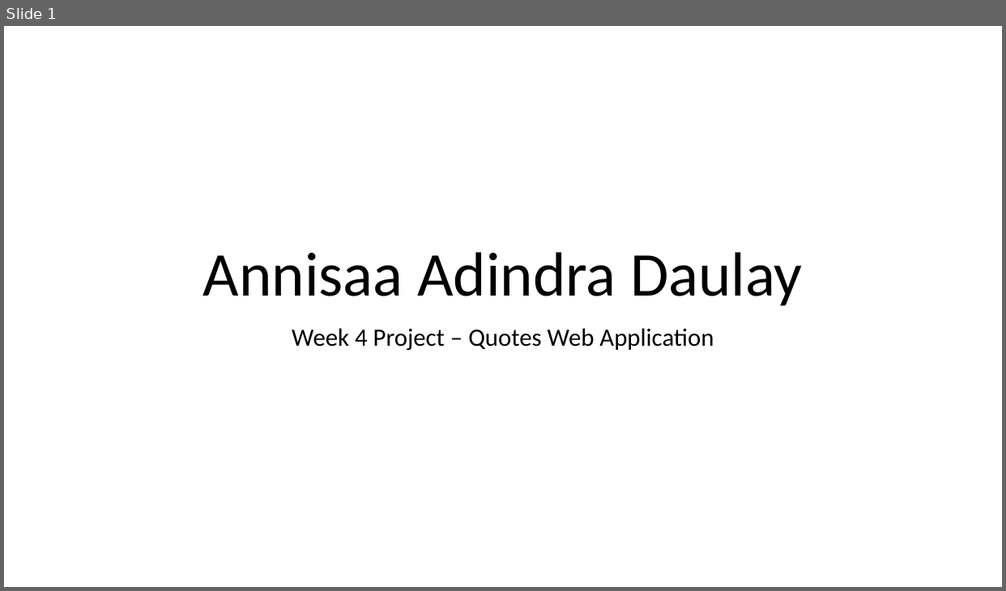
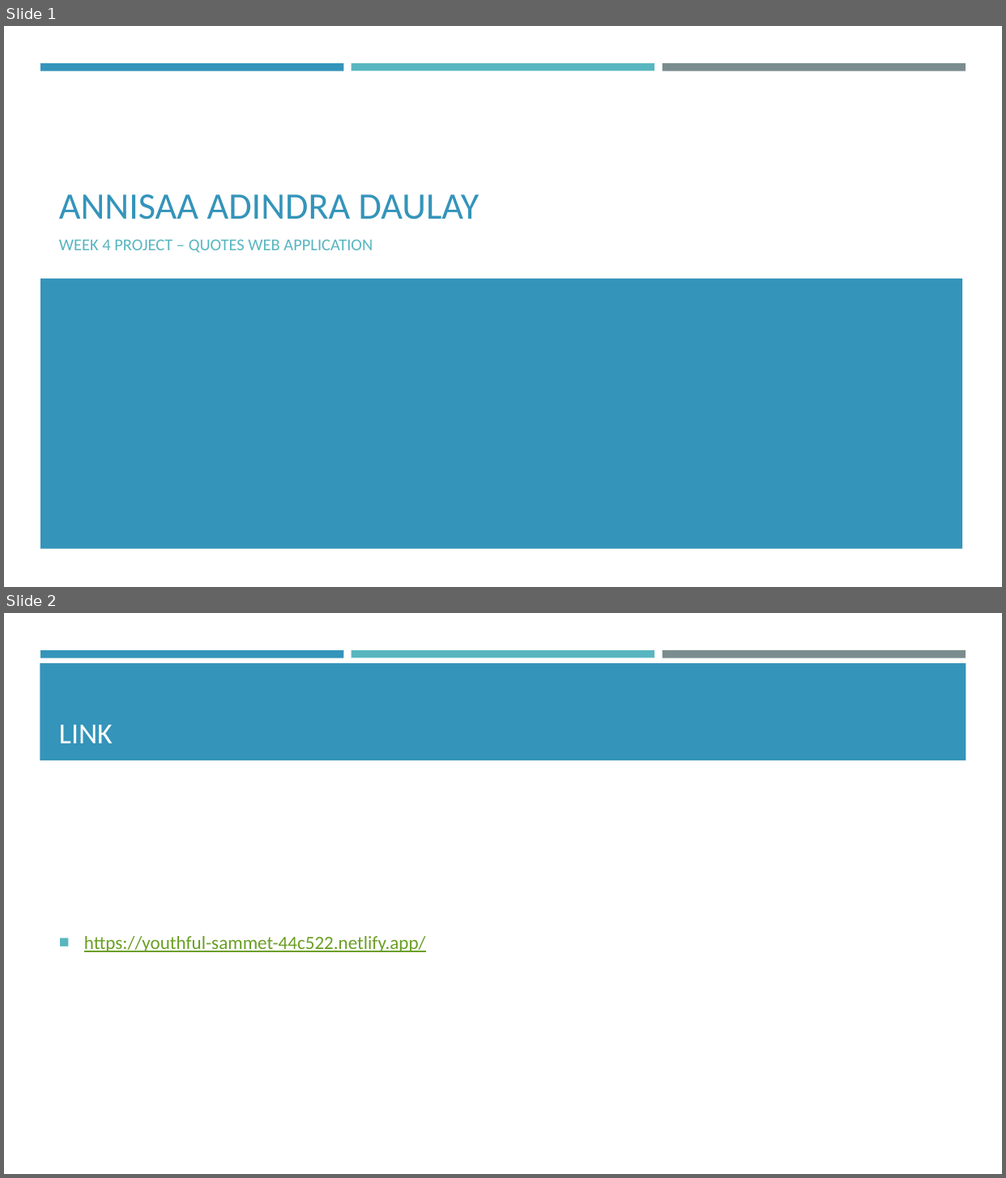
Before and after one commit to annisaaadindra/quotes-web-app, a slide deck: Annisaa Adindra Daulay.pptx. Shown one above the other, each under a label of ours: slide 1 before the commit, slides 1 and 2 after it. The pictures are 1006x591 and 1006x1178 pixels, drawn with LibreOffice and Linux fonts; fonts in the diff are those of the drawing. Boxes give left, top, right and bottom in pixels: in the first picture for what was removed or moved away, otherwise in the second. Text is boxed around its words. In the diff, an @@ line names an element or a change of style, - is before the commit and + after.

```diff
--- a/Annisaa Adindra Daulay.pptx
+++ b/Annisaa Adindra Daulay.pptx
@@ slide 2 added at box(4, 613, 1002, 1174), background #FFFFFF; not listed: 3 template elements that a slide beside it also shows @@
@@ rectangle added at box(40, 663, 966, 760), fill #3494BA @@
@@ title added at box(59, 725, 113, 743), 28 pt, text #FFFFFF @@
+LINK
@@ text added at box(84, 936, 426, 952), 18 pt, text #6B9F25, underline @@
+■ https://youthful-sammet-44c522.netlify.app/
@@ slide 1 changed as well @@
@@ rectangle added at box(40, 63, 344, 71), fill #3494BA @@
@@ rectangle added at box(351, 63, 654, 71), fill #58B6C0 @@
@@ rectangle added at box(662, 63, 965, 71), fill #7A8C8E @@
@@ title at box(59, 194, 479, 220): text changed; size 60 to 36 pt; text colour #000000 to #3494BA @@
-Annisaa Adindra Daulay
+ANNISAA ADINDRA DAULAY
@@ subtitle at box(59, 239, 373, 253): text changed; size 24 to 16 pt; text colour #000000 to #58B6C0 @@
-Week 4 Project – Quotes Web Application
+WEEK 4 PROJECT – QUOTES WEB APPLICATION
@@ rectangle added at box(40, 278, 963, 548), fill #3494BA @@
```
Also in this commit, not shown: 5 other slides added, 2 other files.
